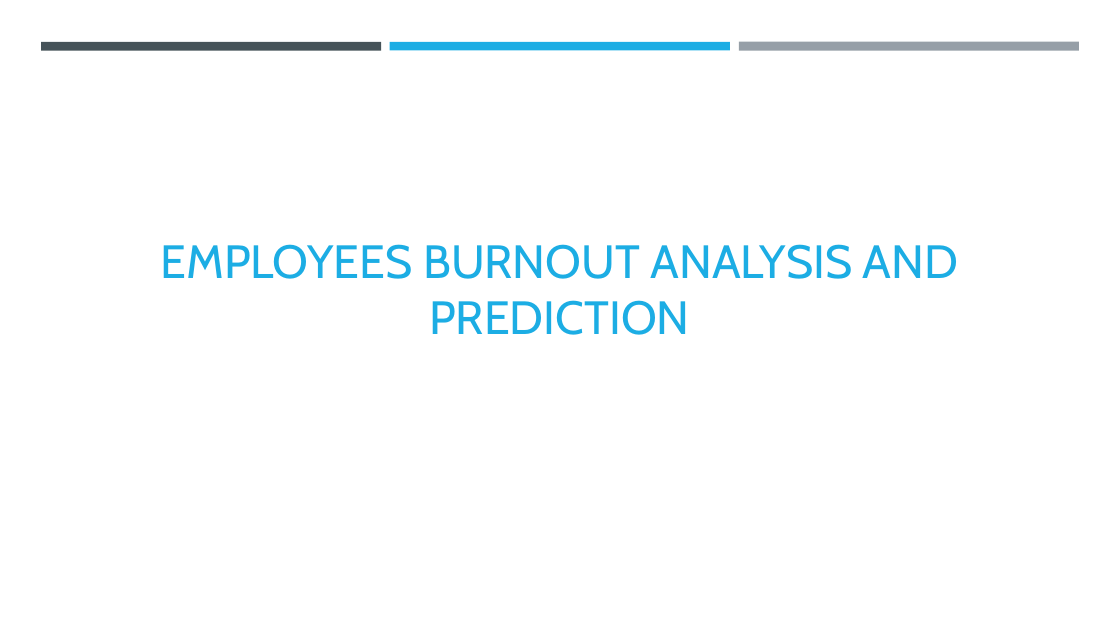
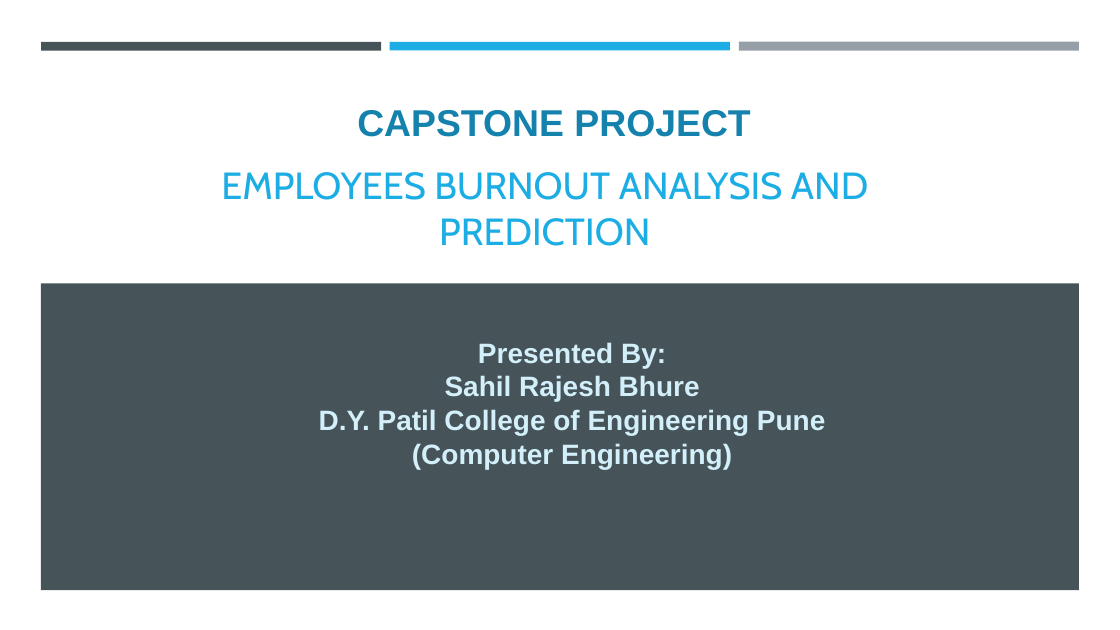
Before and after one commit to Sahil1021/Employee_burnout_prediction, a slide deck: slide 1 of reports/Project PPT.pptx. Drawn at 1120x630 pixels with LibreOffice and Linux fonts; fonts in the diff are those of the drawing; background and template pictures are left out. Boxes give left, top, right and bottom in pixels: in the first picture for what was removed or moved away, otherwise in the second. Text is boxed around its words. In the diff, an @@ line names an element or a change of style, - is before the commit and + after.

```diff
--- a/reports/Project PPT.pptx
+++ b/reports/Project PPT.pptx
@@ text added at [357, 110, 750, 137], 32 pt, text #1482AC, bold @@
+CAPSTONE PROJECT
@@ title "EMPLOYEES BURNOUT ANALYSIS AND PREDICTION": place and size @@
-title "EMPLOYEES BURNOUT ANALYSIS AND PREDICTION" at [161, 244, 958, 335]
+title "EMPLOYEES BURNOUT ANALYSIS AND PREDICTION" at [221, 172, 868, 246]
@@ title "EMPLOYEES BURNOUT ANALYSIS AND PREDICTION" at [221, 172, 868, 246]: size 40 to 32.4 pt @@
@@ rectangle added at [41, 283, 1080, 590], fill #465359 @@
@@ text added at [319, 342, 825, 469], 24 pt, text #D2EFFA, bold @@
+Presented By:
+Sahil Rajesh Bhure
+D.Y. Patil College of Engineering Pune
+(Computer Engineering)
```
Also in this commit, not shown: 1 other slide changed, 10 slides added, 11 slides removed.
